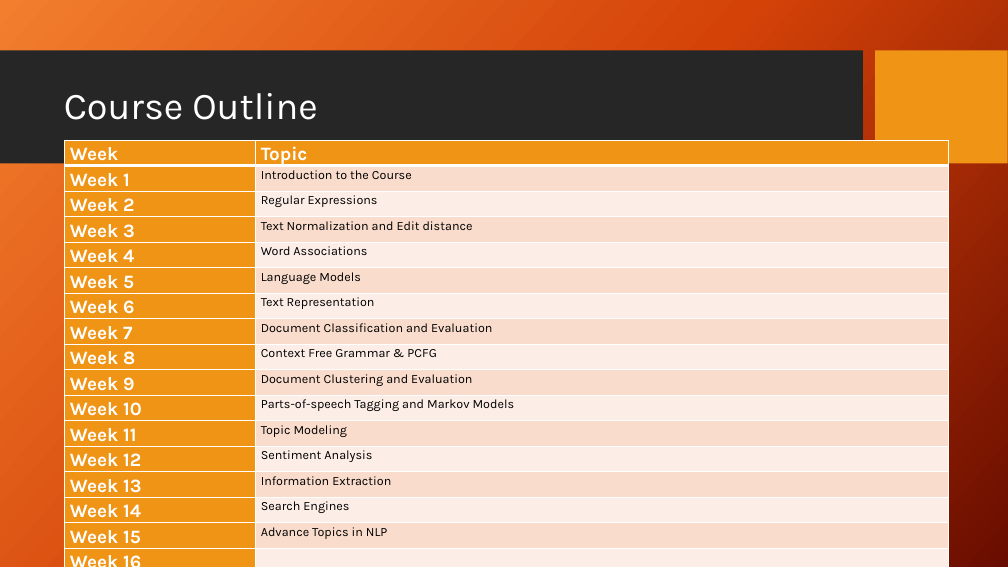
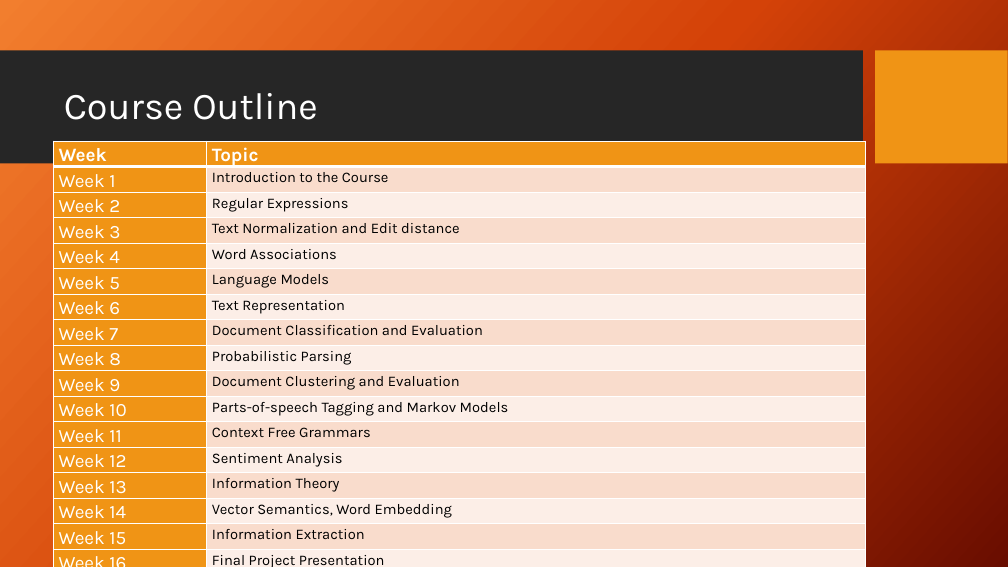
Before and after one commit to iffishells/Natural-Languag--Processing, a slide deck: slide 17 of PPT/Lecture1 Introduction.pptx (slide 19 before the commit). Drawn at 1008x567 pixels with LibreOffice and Linux fonts; fonts in the diff are those of the drawing; background and template pictures are left out. Boxes give left, top, right and bottom in pixels: in the first picture for what was removed or moved away, otherwise in the second. Text is boxed around its words. In the diff, an @@ line names an element or a change of style, - is before the commit and + after.

```diff
--- a/PPT/Lecture1 Introduction.pptx
+++ b/PPT/Lecture1 Introduction.pptx
@@ table at bbox=[53, 141, 866, 567] @@
-row 9, column 2: Context Free Grammar & PCFG
+row 9, column 2: Probabilistic Parsing
-row 12, column 2: Topic Modeling
+row 12, column 2: Context Free Grammars
-row 14, column 2: Information Extraction
+row 14, column 2: Information Theory
-row 15, column 2: Search Engines
+row 15, column 2: Vector Semantics, Word Embedding
-row 16, column 2: Advance Topics in NLP
+row 16, column 2: Information Extraction
-row 17, column 2: 
+row 17, column 2: Final Project Presentation
@@ bold off in "Week 1", "Week 2", "Week 3", "Week 4" and 12 more places @@
@@ size 12 to 14 pt in "Introduction to the Course", "Regular Expressions", "Text Normalization and Edit distance", "Word Associations" and 6 more places @@
@@ table: place and size @@
-table at bbox=[65, 140, 949, 567]
+table at bbox=[53, 141, 866, 567]
```
Also in this commit, not shown: 8 other slides changed, 3 slides removed, 17 other files.
